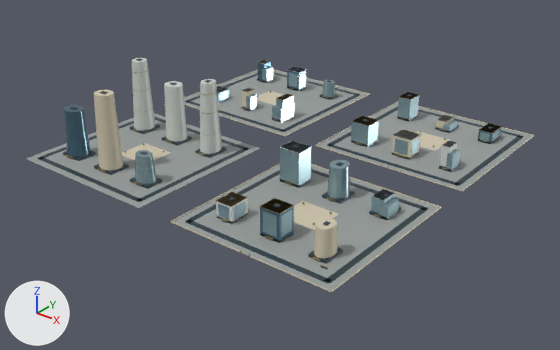
The glTF model web/public/assets/3d/ampliworld/GC-CITY-2030/GC-TILE-06-09.glb: old version first, new version second.
Both versions are drawn from a 50 mm camera at (-3082.0, 4825.0, 657.0) aimed at (-3978.0, 5945.0, -38.0). The axes (+X, +Y, +Z) are drawn at lower left. The lights are the same throughout. The first picture is the older version. Where no turn or scale is listed for an object, it has been applied to the vertices. Vertices at exactly the same position are counted once.

Before the edit, the objects in view are built like this:
```python
ob_gc_tile_06_09_blue = bpy.data.objects.new('GC-TILE-06-09-blue', me_mesh_6)
ob_gc_tile_06_09_blue.location = (0.0, 0.0, 0.0)
ob_gc_tile_06_09_dark = bpy.data.objects.new('GC-TILE-06-09-dark', me_mesh_1)
ob_gc_tile_06_09_dark.location = (0.0, 0.0, 0.0)
ob_gc_tile_06_09_glass = bpy.data.objects.new('GC-TILE-06-09-glass', me_mesh_7)
ob_gc_tile_06_09_glass.location = (0.0, 0.0, 0.0)
ob_gc_tile_06_09_gold = bpy.data.objects.new('GC-TILE-06-09-gold', me_mesh_5)
ob_gc_tile_06_09_gold.location = (0.0, 0.0, 0.0)
ob_gc_tile_06_09_ivory = bpy.data.objects.new('GC-TILE-06-09-ivory', me_mesh_2)
ob_gc_tile_06_09_ivory.location = (0.0, 0.0, 0.0)
ob_gc_tile_06_09_paving = bpy.data.objects.new('GC-TILE-06-09-paving', me_mesh_0)
ob_gc_tile_06_09_paving.location = (0.0, 0.0, 0.0)
ob_gc_tile_06_09_white = bpy.data.objects.new('GC-TILE-06-09-white', me_mesh_8)
ob_gc_tile_06_09_white.location = (0.0, 0.0, 0.0)
```
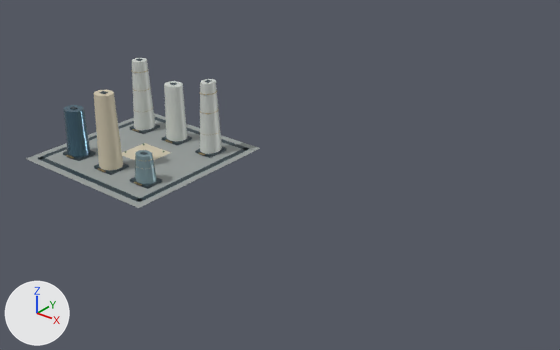
Location of each change, (x1, y1, x2, y2) in pixels of the pictures (560 x 350 px):
'GC-TILE-06-09-paving', reshaped (54% narrower, 57% shorter): before (26, 70, 532, 291); after (26, 113, 260, 208)
'GC-TILE-06-09-glass', reshaped (94% narrower, 80% shorter): before (135, 66, 500, 237); after (135, 150, 157, 184)
'GC-TILE-06-09-dark', reshaped (56% narrower, 36% shorter): before (37, 58, 523, 284); after (37, 58, 249, 202)
'GC-TILE-06-09-ivory', reshaped (83% narrower, 64% shorter): before (94, 69, 535, 292); after (94, 90, 170, 170)
'GC-TILE-06-09-white', reshaped (72% narrower, 42% shorter): before (132, 58, 457, 224); after (132, 58, 222, 154)
'GC-TILE-06-09-blue', reshaped (93% narrower, 71% shorter): before (63, 60, 502, 243); after (63, 105, 91, 157)
'GC-TILE-06-09-gold', reshaped (65% narrower, 41% shorter): before (66, 69, 502, 268); after (66, 69, 220, 186)
part 1 of me_mesh_0, deleted: before (184, 70, 368, 135)
part 2 of me_mesh_0, deleted: before (318, 102, 532, 190)
part 3 of me_mesh_0, deleted: before (173, 165, 440, 291)
part 4 of me_mesh_1, deleted: before (185, 61, 523, 284)
part 5 of me_mesh_2, deleted: before (171, 69, 535, 292)
part 6 of me_mesh_8, deleted: before (216, 60, 457, 224)
part 7 of me_mesh_5, deleted: before (216, 80, 502, 268)
part 8 of me_mesh_6, deleted: before (258, 60, 271, 79)
part 9 of me_mesh_6, deleted: before (287, 67, 306, 91)
part 10 of me_mesh_6, deleted: before (216, 86, 229, 103)
part 11 of me_mesh_6, deleted (blue): before (260, 198, 294, 243)
part 12 of me_mesh_6, deleted: before (478, 124, 502, 144)
part 13 of me_mesh_7, deleted: before (218, 66, 500, 237)

Diff of the bpy script that builds the scene:
```diff
--- a/web/public/assets/3d/ampliworld/GC-CITY-2030/GC-TILE-06-09.glb.py
+++ b/web/public/assets/3d/ampliworld/GC-CITY-2030/GC-TILE-06-09.glb.py
@@ me_mesh_0 @@
-me_mesh_0.from_pydata(...)  # 32 vertices, 48 faces; spans x -4379.0..-3621.0, y 5621.0..6379.0, z 0.0
+me_mesh_0.from_pydata(...)  # 8 vertices, 12 faces; spans x -4379.0..-4041.0, y 5621.0..5959.0, z 0.0
+# me_mesh_0 part 1: the loose piece of 8 vertices spanning x -4379.0..-4041.0, y 6041.0..6379.0, z 0.0 is deleted
+# me_mesh_0 part 2: the loose piece of 8 vertices spanning x -3959.0..-3621.0, y 6041.0..6379.0, z 0.0 is deleted
+# me_mesh_0 part 3: the loose piece of 8 vertices spanning x -3959.0..-3621.0, y 5621.0..5959.0, z 0.0 is deleted
 me_mesh_0.materials.append(mat_paving)
@@ me_mesh_1 @@
-me_mesh_1.from_pydata(...)  # 520 vertices, 780 faces; spans x -4364.0..-3636.0, y 5636.0..6364.0, z 0.0..158.0
+me_mesh_1.from_pydata(...)  # 128 vertices, 192 faces; spans x -4364.0..-4056.0, y 5636.0..5944.0, z 0.0..158.0
+# me_mesh_1 part 4: 49 loose pieces with 392 vertices, spanning x -4364.0..-3636.0, y 5636.0..6364.0, z 0.0..73.0, are deleted
 me_mesh_1.materials.append(mat_dark)
@@ me_mesh_2 @@
-me_mesh_2.from_pydata(...)  # 220 vertices, 344 faces; spans x -4380.0..-3620.0, y 5620.0..6380.0, z 0.0..156.0
+me_mesh_2.from_pydata(...)  # 30 vertices, 52 faces; spans x -4250.0..-4170.0, y 5679.0..5826.0, z 0.0..156.0
+# me_mesh_2 part 5: 22 loose pieces with 190 vertices, spanning x -4380.0..-3620.0, y 5620.0..6380.0, z 0.0..56.0, are deleted
 me_mesh_2.materials.append(mat_ivory)
@@ me_mesh_5 @@
-me_mesh_5.from_pydata(...)  # 962 vertices, 1632 faces; spans x -4332.0..-3661.0, y 5620.0..6326.0, z 0.0..135.0
+me_mesh_5.from_pydata(...)  # 444 vertices, 792 faces; spans x -4332.0..-4089.0, y 5675.0..5905.0, z 4.0..135.0
+# me_mesh_5 part 7: 49 loose pieces with 518 vertices, spanning x -4317.0..-3661.0, y 5620.0..6326.0, z 0.0..56.0, are deleted
 me_mesh_5.materials.append(mat_gold)
@@ me_mesh_6 @@
-me_mesh_6.from_pydata(...)  # 62 vertices, 100 faces; spans x -4334.0..-3675.0, y 5680.0..6326.0, z 0.0..101.0
+me_mesh_6.from_pydata(...)  # 22 vertices, 40 faces; spans x -4334.0..-4286.0, y 5680.0..5724.0, z 5.0..101.0
+# me_mesh_6 part 8: the loose piece of 8 vertices spanning x -4326.0..-4305.0, y 6288.0..6316.0, z 0.0..48.0 is deleted
+# me_mesh_6 part 9: the loose piece of 8 vertices spanning x -4228.0..-4192.0, y 6287.0..6317.0, z 0.0..49.0 is deleted
+# me_mesh_6 part 10: the loose piece of 8 vertices spanning x -4327.0..-4293.0, y 6102.0..6142.0, z 0.0..24.0 is deleted
+# me_mesh_6 part 11: the loose piece of 8 vertices spanning x -3810.0..-3770.0, y 5683.0..5721.0, z 0.0..55.0 is deleted
+# me_mesh_6 part 12: the loose piece of 8 vertices spanning x -3705.0..-3675.0, y 6278.0..6326.0, z 0.0..25.0 is deleted
 me_mesh_6.materials.append(mat_blue)
@@ me_mesh_7 @@
-me_mesh_7.from_pydata(...)  # 442 vertices, 684 faces; spans x -4327.0..-3672.0, y 5681.0..6326.0, z 0.0..71.0
+me_mesh_7.from_pydata(...)  # 22 vertices, 40 faces; spans x -4133.0..-4087.0, y 5683.0..5721.0, z 5.0..59.0
+# me_mesh_7 part 13: 49 loose pieces with 420 vertices, spanning x -4327.0..-3672.0, y 5681.0..6326.0, z 0.0..71.0, are deleted
 me_mesh_7.materials.append(mat_glass)
@@ me_mesh_8 @@
-me_mesh_8.from_pydata(...)  # 154 vertices, 252 faces; spans x -4331.0..-3684.0, y 5681.0..6320.0, z 0.0..157.0
+me_mesh_8.from_pydata(...)  # 66 vertices, 120 faces; spans x -4331.0..-4090.0, y 5857.0..5907.0, z 5.0..157.0
+# me_mesh_8 part 6: 11 loose pieces with 88 vertices, spanning x -4327.0..-3684.0, y 5681.0..6320.0, z 0.0..71.0, are deleted
 me_mesh_8.materials.append(mat_white)
```
